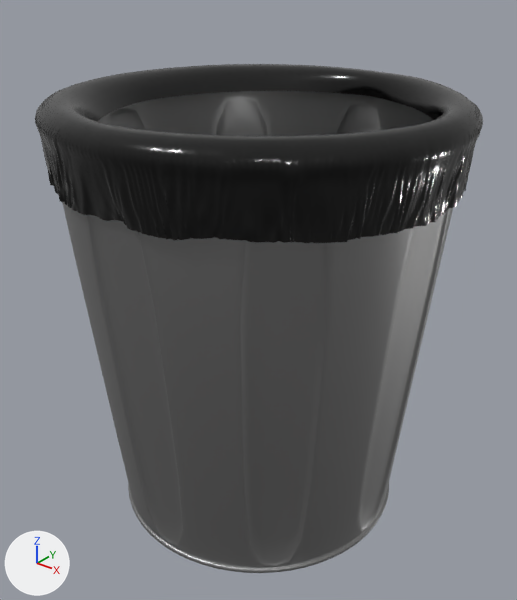
What one commit did to the glTF model models/bin.glb.
Both versions are drawn from a 50 mm camera at (-0.857, -1.09, 1.153) aimed at (-1.72, -0.012, 0.484). Every picture has the same lights, and +X, +Y and +Z are marked at lower left. The older version comes first. Where no turn or scale is listed for an object, it has been applied to the vertices.

Objects in the first picture: 'BIn', 'Bin_plastic_bag'.
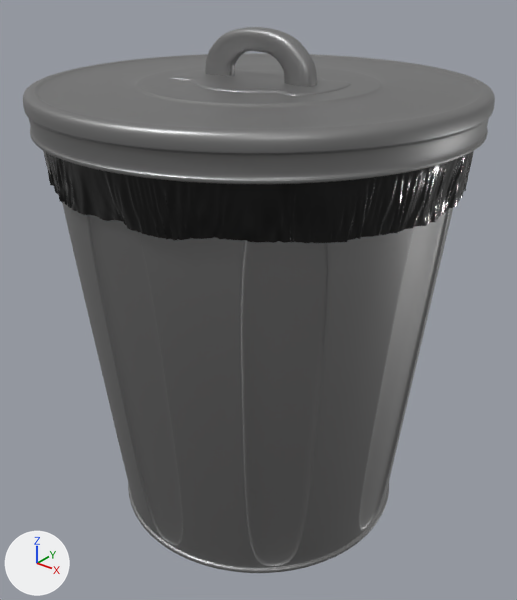
Boxes [x1, y1, x2, y2] around the edits, measured in the pictures (517 x 600 px):
'Bin_cover', added
    after: [23, 27, 495, 184]

Diff of the bpy script that builds the scene:
```diff
--- a/models/bin.glb.py
+++ b/models/bin.glb.py
@@ me_cylinder_002 @@
+me_cylinder_002.from_pydata(...)  # 17228 vertices, 34400 faces; spans x -0.428..0.428, y -0.428..0.428, z -0.127..0.042
+me_cylinder_002.materials.append(mat_metal)  # grey #999999
@@ ob_bin_cover @@
+ob_bin_cover = bpy.data.objects.new('Bin_cover', me_cylinder_002)
+ob_bin_cover.location = (-1.729, 0.0, 0.988)
```
